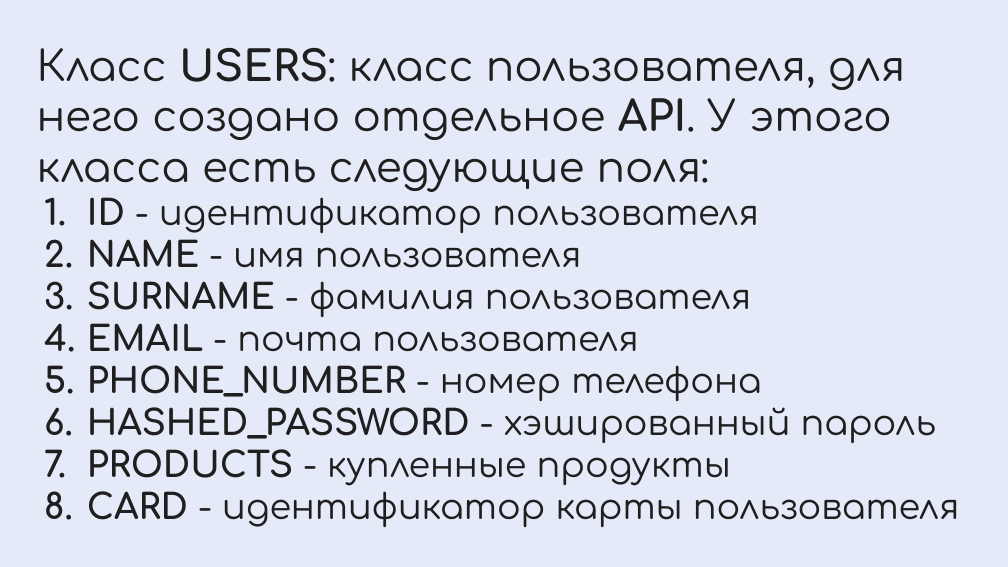
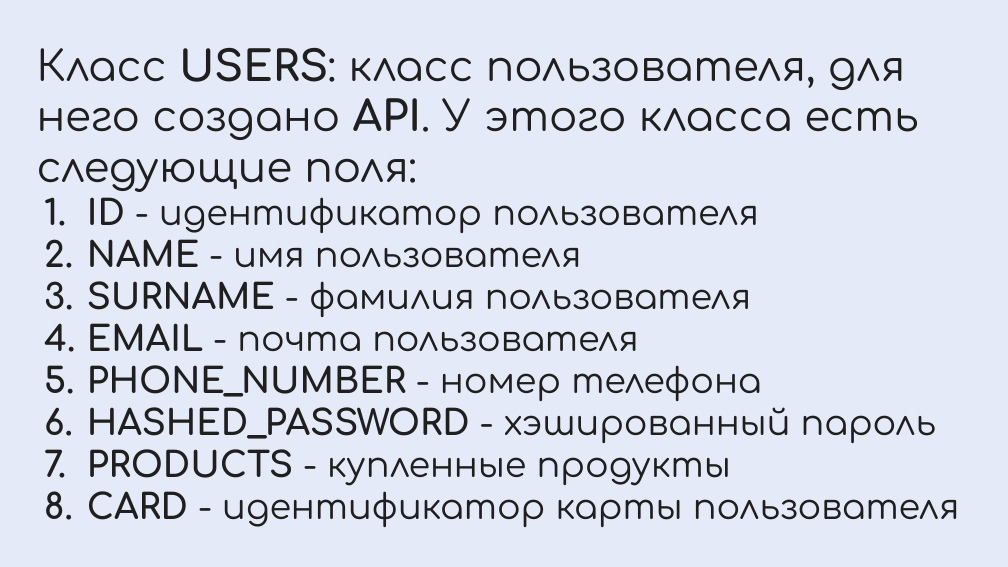
Before and after one commit to MMeadow9/Shop, a slide deck: slide 6 of documentation/Онлайн Магазин.pptx. Drawn at 1008x567 pixels with LibreOffice and Linux fonts; fonts in the diff are those of the drawing. Boxes give left, top, right and bottom in pixels: in the first picture for what was removed or moved away, otherwise in the second. Text is boxed around its words. In the diff, an @@ line names an element or a change of style, - is before the commit and + after.

```diff
--- a/documentation/Онлайн Магазин.pptx
+++ b/documentation/Онлайн Магазин.pptx
@@ text at [37, 48, 918, 192]: text changed @@
-Класс USERS: класс пользователя, для него создано отдельное API. У этого класса есть следующие поля:
+Класс USERS: класс пользователя, для него создано API. У этого класса есть следующие поля:
```
Also in this commit, not shown: 8 other slides changed, 3 slides added, 1 slide removed, 1 other file.
